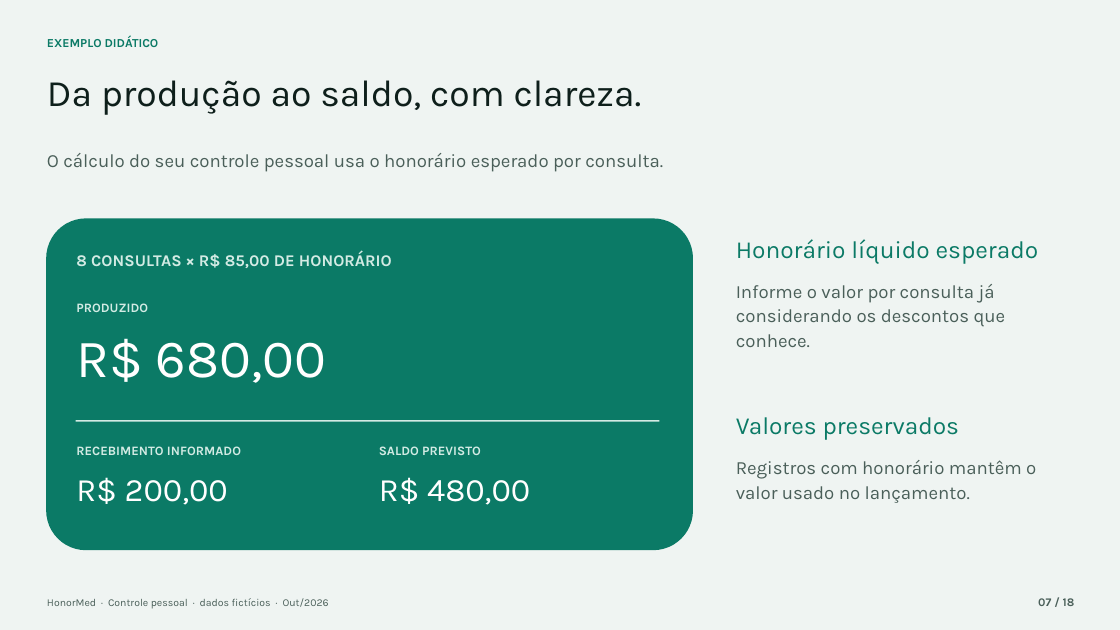
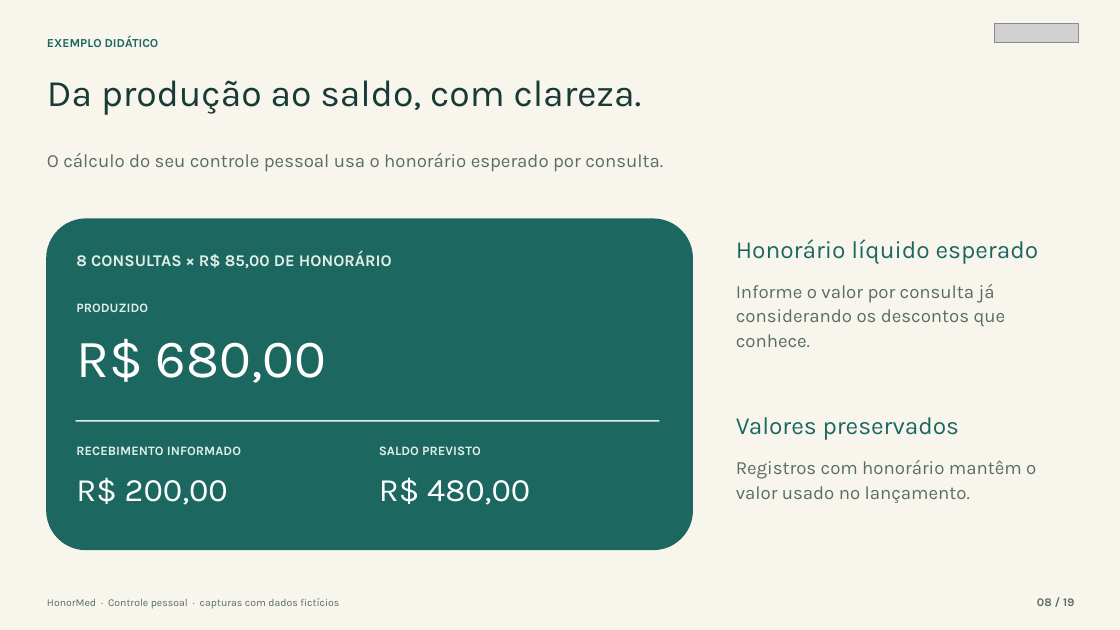
Before and after one commit to Gor0d/HonorMed, a slide deck: slide 8 of docs/apresentacao/HonorMed_Apresentacao_Medicos.pptx (slide 7 before the commit). Drawn at 1120x630 pixels with LibreOffice and Linux fonts; fonts in the diff are those of the drawing; grey boxes stand for pictures. Boxes give left, top, right and bottom in pixels: in the first picture for what was removed or moved away, otherwise in the second. Text is boxed around its words. In the diff, an @@ line names an element or a change of style, - is before the commit and + after.

```diff
--- a/docs/apresentacao/HonorMed_Apresentacao_Medicos.pptx
+++ b/docs/apresentacao/HonorMed_Apresentacao_Medicos.pptx
@@ background #EFF4F2 to #F8F5ED @@
@@ picture added at (995, 24, 1079, 42) @@
@@ text "Da produção ao saldo, com ..." at (47, 80, 642, 115): text colour #0E1F1B to #183B38 @@
@@ rounded rectangle at (46, 218, 693, 550): fill #0B7A66 to #1C6860 @@
@@ text colour #0B7A66 to #1C6860 in 3 elements at (47, 36, 159, 47), (736, 239, 1039, 264), (736, 417, 960, 440) @@
@@ rectangle at (76, 420, 660, 422): fill #D3EBE4 to #E0EEE7 @@
@@ text colour #D3EBE4 to #E0EEE7 in 4 elements at (76, 251, 392, 268), (76, 303, 148, 312), (76, 446, 241, 455), (379, 446, 481, 455) @@
@@ text colour #4A5F59 to #596C66 in 3 elements at (47, 153, 663, 172), (736, 284, 1006, 347), (736, 460, 1036, 503) @@
@@ text at (47, 598, 339, 609): text changed; text colour #4A5F59 to #596C66 @@
-HonorMed · Controle pessoal · dados fictícios · Out/2026
+HonorMed · Controle pessoal · capturas com dados fictícios
@@ text at (1037, 598, 1074, 606): text changed; text colour #4A5F59 to #596C66 @@
-07 / 18
+08 / 19
```
Also in this commit, not shown: 16 other slides changed, 2 slides added, 1 slide removed, 4 other files.
